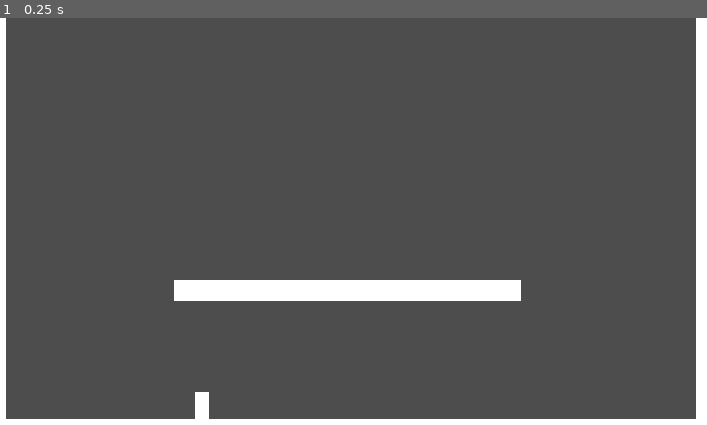
Above: before the commit, frame 1.
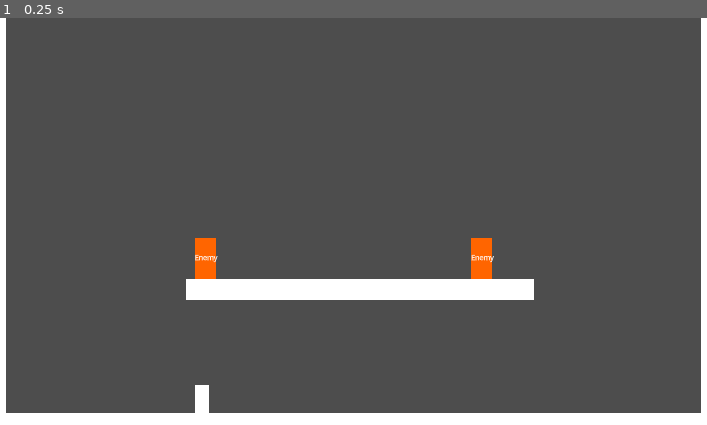
Above: after the commit, the same moment.

Repository: hpi-swa-lab/godot-pronto
Game: Godot game, scene res://prototypes/i2w1-Terraria-Bow.tscn
Two runs of this game, one before a commit and one after it. Both use one fixed random seed, a clock stepped at 60 frames per second and the inputs below. The project has no main scene, so this scene is started directly.
Inputs:
- Up to frame 1 (0.25 s): no input

The runs differ from the first frame. In frame 1, 3.1% of the frame differs, in the area x 0-100%, y 0-99%.

Commit message:
Add Enemies and Damage

Diff:
--- a/prototypes/i2w1-Terraria-Bow.tscn
+++ b/prototypes/i2w1-Terraria-Bow.tscn
@@ -8,6 +8,8 @@
 [ext_resource type="Script" path="res://addons/pronto/behaviors/Controls.gd" id="6_gwch8"]
 [ext_resource type="Script" path="res://addons/pronto/behaviors/Collision.gd" id="7_cog4u"]
 [ext_resource type="Script" path="res://addons/pronto/behaviors/Clock.gd" id="8_6c4x5"]
+[ext_resource type="Script" path="res://addons/pronto/behaviors/State.gd" id="9_7nmyc"]
+[ext_resource type="Script" path="res://addons/pronto/behaviors/Value.gd" id="9_kml0a"]
 
 [sub_resource type="Resource" id="Resource_pvkep"]
 script = ExtResource("4_4k4rh")
@@ -53,6 +55,28 @@
 arguments = []
 only_if = "return true"
 expression = ""
+
+[sub_resource type="Resource" id="Resource_1pei3"]
+script = ExtResource("4_4k4rh")
+signal_name = "collided"
+to = NodePath("..")
+invoke = "queue_free"
+arguments = []
+only_if = "return true"
+expression = ""
+
+[sub_resource type="Resource" id="Resource_73q1e"]
+script = ExtResource("4_4k4rh")
+signal_name = "collided"
+to = NodePath("")
+invoke = ""
+arguments = []
+only_if = "return true"
+expression = "HP = other.get_node(\"Health\").at(\"HP\")
+if (HP > 50):
+	HP -= 50
+else:
+	other.queue_free()"
 
 [node name="Node2D" type="Node2D"]
 
@@ -87,7 +111,7 @@
 
 [node name="Placeholder" type="Node2D" parent="CharacterBody2D/Spawner/Arrow"]
 script = ExtResource("2_nrhwd")
-placeholder_size = Vector2(10, 2)
+placeholder_size = Vector2(20, 5)
 
 [node name="Move" type="Node2D" parent="CharacterBody2D/Spawner/Arrow"]
 position = Vector2(111, -3)
@@ -110,33 +134,71 @@
 trigger_interval_in_seconds = 1.0
 metadata/pronto_connections = [SubResource("Resource_nye2f")]
 
+[node name="EnemyCollisions" type="Node2D" parent="CharacterBody2D/Spawner/Arrow"]
+position = Vector2(53, 20)
+script = ExtResource("7_cog4u")
+limit_to_group = "enemy"
+metadata/pronto_connections = [SubResource("Resource_1pei3"), SubResource("Resource_73q1e")]
+
+[node name="ArrowDamage" type="Node2D" parent="CharacterBody2D/Spawner/Arrow"]
+position = Vector2(-193, -510)
+script = ExtResource("9_kml0a")
+to = 50.0
+value = 20.0
+
 [node name="Ground" type="StaticBody2D" parent="." groups=["ground"]]
+position = Vector2(577, 629)
 
 [node name="Placeholder" type="Node2D" parent="Ground"]
-position = Vector2(576, 613)
-script = ExtResource("2_nrhwd")
-placeholder_size = Vector2(1200, 70)
+script = ExtResource("2_nrhwd")
+placeholder_size = Vector2(1200, 120)
 
 [node name="Wall Right" type="StaticBody2D" parent="." groups=["ground"]]
 position = Vector2(-7, -128)
 
 [node name="Placeholder" type="Node2D" parent="Wall Right"]
-position = Vector2(1127, 445)
+position = Vector2(1134, 385)
 script = ExtResource("2_nrhwd")
 placeholder_size = Vector2(100, 700)
 
 [node name="Floating" type="StaticBody2D" parent="." groups=["ground"]]
-position = Vector2(-199, -193)
+position = Vector2(586, 391)
 
 [node name="Placeholder" type="Node2D" parent="Floating"]
-position = Vector2(767, 585)
 script = ExtResource("2_nrhwd")
 placeholder_size = Vector2(500, 30)
 
 [node name="Wall Left" type="StaticBody2D" parent="." groups=["ground"]]
-position = Vector2(-994, -129)
+position = Vector2(27, 241)
 
 [node name="Placeholder" type="Node2D" parent="Wall Left"]
-position = Vector2(1020, 456)
 script = ExtResource("2_nrhwd")
 placeholder_size = Vector2(100, 700)
+
+[node name="Enemy" type="RigidBody2D" parent="." groups=["enemy"]]
+position = Vector2(761, 345)
+
+[node name="Placeholder" type="Node2D" parent="Enemy"]
+script = ExtResource("2_nrhwd")
+label = "Enemy"
+color = Color(1, 0.396078, 0, 1)
+placeholder_size = Vector2(30, 60)
+
+[node name="Health" type="Node2D" parent="Enemy"]
+position = Vector2(1, 18)
+script = ExtResource("9_7nmyc")
+metadata/HP = 100
+
+[node name="Enemy2" type="RigidBody2D" parent="." groups=["enemy"]]
+position = Vector2(363, 340)
+
+[node name="Placeholder" type="Node2D" parent="Enemy2"]
+script = ExtResource("2_nrhwd")
+label = "Enemy"
+color = Color(1, 0.396078, 0, 1)
+placeholder_size = Vector2(30, 60)
+
+[node name="Health" type="Node2D" parent="Enemy2"]
+position = Vector2(1, 18)
+script = ExtResource("9_7nmyc")
+metadata/HP = 100
Not shown: 1 places in prototypes/i2w1-Terraria-Bow.tscn that only renumber resources
